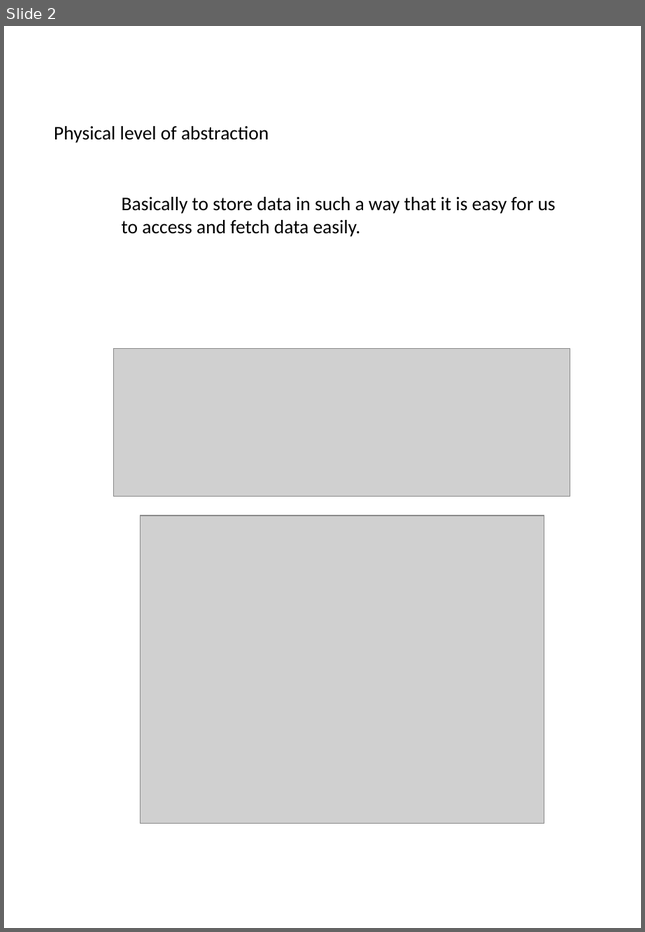
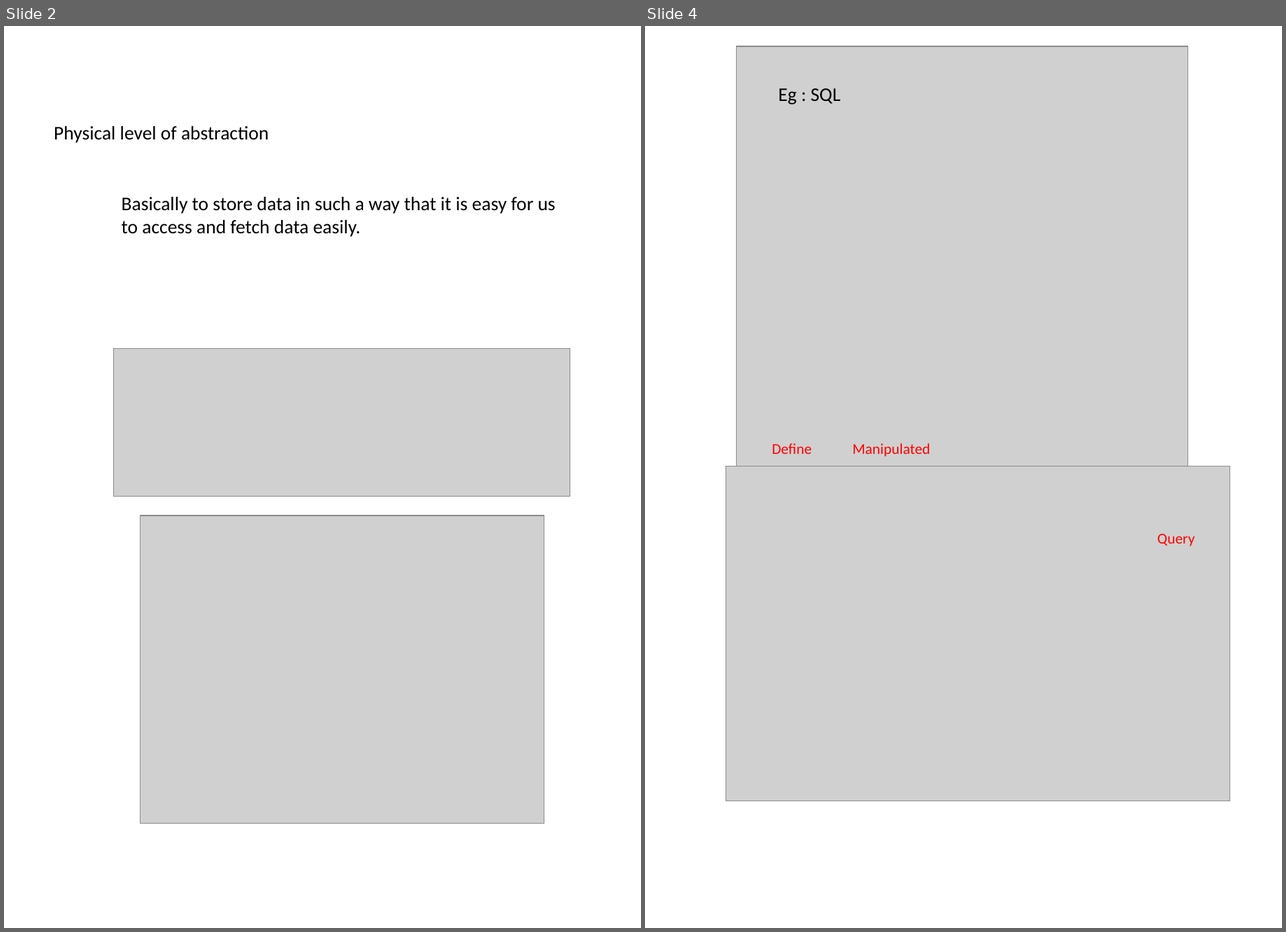
Before and after one commit to NehaTiwari2000/DBMS, a slide deck: DBMS Notes/lec2Notes.pptx. Shown side by side, each under a label of ours: slide 2 before the commit, slides 2 and 4 after it; the slides between them are not shown. The pictures are 645x932 and 1286x932 pixels, drawn with LibreOffice and Linux fonts; fonts in the diff are those of the drawing; grey boxes stand for pictures; background and template pictures are left out. Boxes give left, top, right and bottom in pixels: in the first picture for what was removed or moved away, otherwise in the second. Text is boxed around its words. In the diff, an @@ line names an element or a change of style, - is before the commit and + after.

```diff
--- a/DBMS Notes/lec2Notes.pptx
+++ b/DBMS Notes/lec2Notes.pptx
@@ slide 4 added at box(645, 26, 1282, 928), background #FFFFFF @@
@@ picture added at box(736, 46, 1188, 475) @@
@@ text added at box(778, 88, 841, 104), 18 pt, text #000000 @@
+Eg : SQL
@@ text added at box(772, 443, 1195, 546), 14 pt, text #FF0000 @@
+Define Manipulated
+Query
@@ picture added at box(726, 466, 1230, 800) @@
```
Also in this commit, not shown: 2 slides changed, 1 other slide added, 1 other file.
